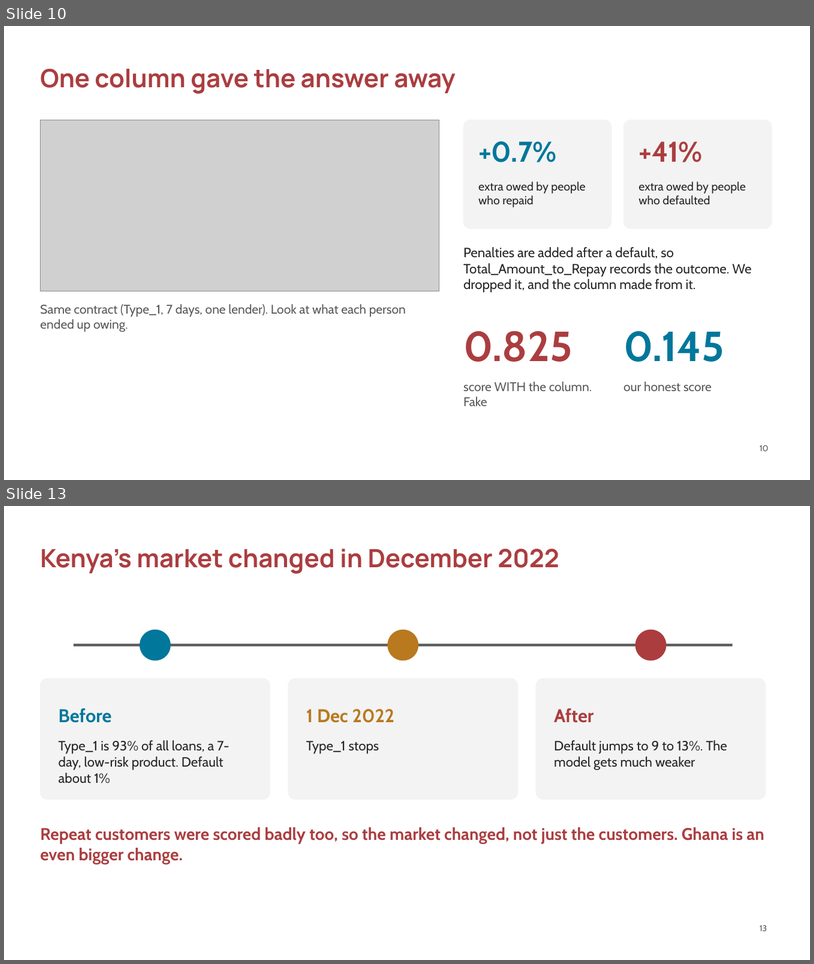
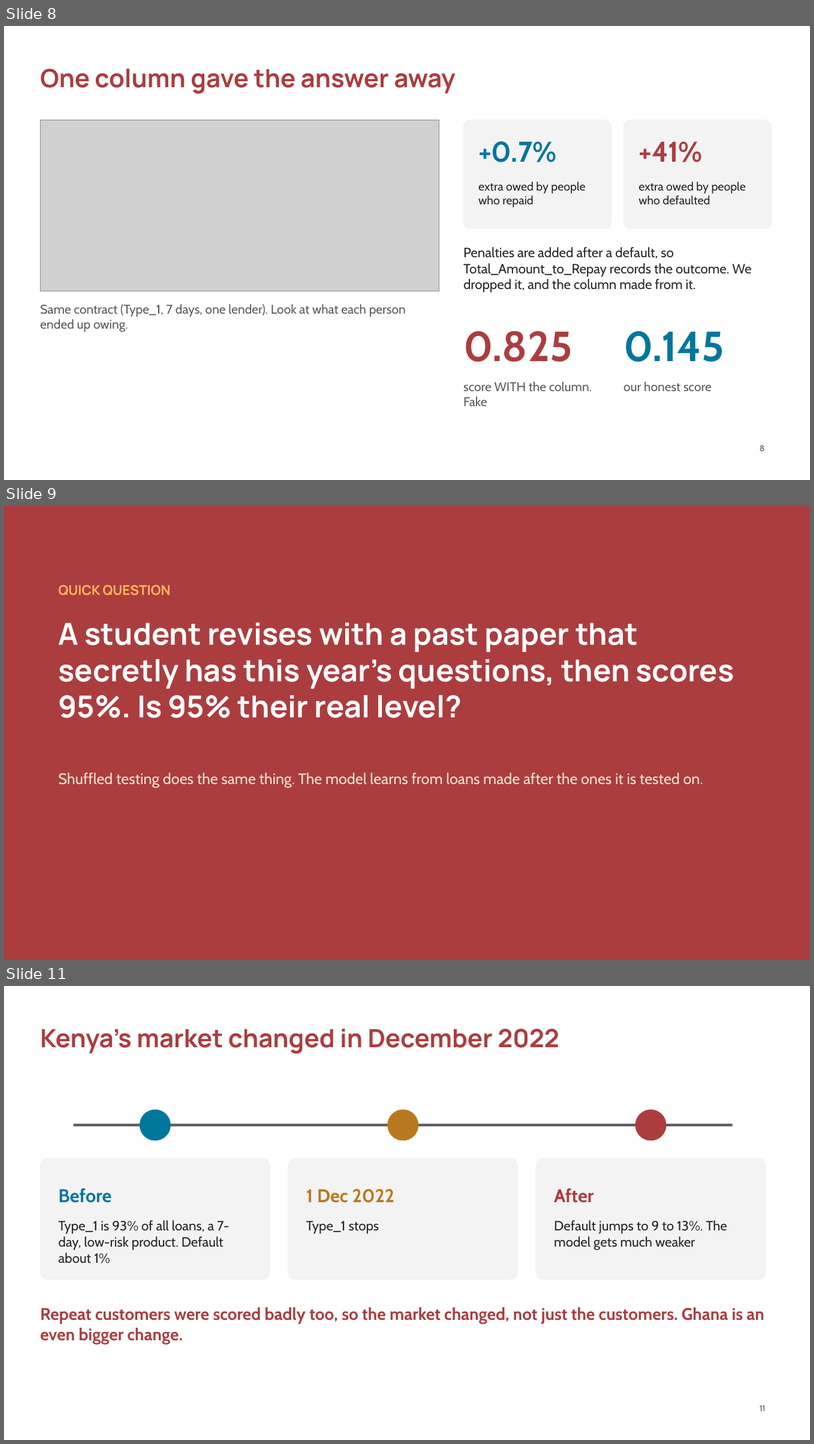
Before and after one commit to ASU-MICS-2028/mle-group-3-prosit-2, a slide deck: slides/NkwaPay_Debrief_Lesson.pptx. Shown one above the other, each under a label of ours: slides 10 and 13 before the commit, slides 8, 9 and 11 after it; the slides between them are not shown. The pictures are 814x964 and 814x1444 pixels, drawn with LibreOffice and Linux fonts; fonts in the diff are those of the drawing; grey boxes stand for pictures; background and template pictures are left out. Boxes give left, top, right and bottom in pixels: in the first picture for what was removed or moved away, otherwise in the second. Text is boxed around its words. In the diff, an @@ line names an element or a change of style, - is before the commit and + after.

```diff
--- a/slides/NkwaPay_Debrief_Lesson.pptx
+++ b/slides/NkwaPay_Debrief_Lesson.pptx
@@ slide 9 added at bbox=[4, 506, 810, 960], background #AB3D3F @@
@@ text added at bbox=[59, 585, 171, 595], 16 pt, text #FEBA5A, bold @@
+QUICK QUESTION
@@ text added at bbox=[59, 622, 735, 718], 36 pt, text #FFFFFF, bold @@
+A student revises with a past paper that secretly has this year's questions, then scores 95%. Is 95% their real level?
@@ text added at bbox=[59, 772, 704, 787], 18 pt, text #EDE7D0 @@
+Shuffled testing does the same thing. The model learns from loans made after the ones it is tested on.
@@ what was slide 10 is now slide 8 @@
@@ page number at bbox=[760, 445, 765, 451]: text changed @@
-10
+8
@@ what was slide 13 is now slide 11 @@
@@ page number at bbox=[760, 1405, 766, 1411]: text changed @@
-13
+11
```
Also in this commit, not shown: 2 slides changed, 1 other slide added, 6 slides removed.
